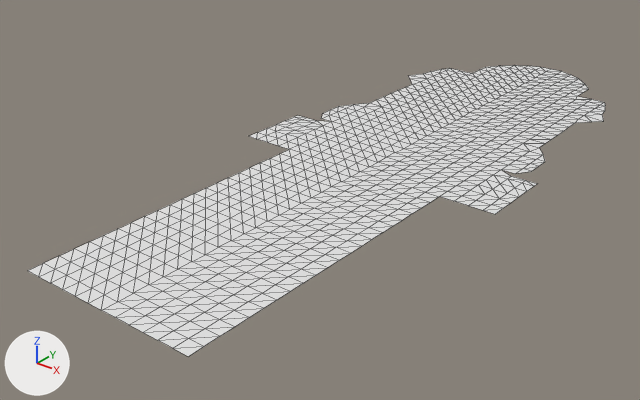
One commit to the OBJ model model/Buildings/Chapel of Yondalla/Chappel Floor.obj: the scene before it, then after it.
Before and after are seen from a 50 mm lens placed at (47.6, -70.9, 37.4), pointed at (-4.6, -5.7, -3.1). Lighting does not change. The marker at lower left points along +X, +Y and +Z. Mesh edges are drawn as thin lines. Where no turn or scale is listed for an object, it has been applied to the vertices.
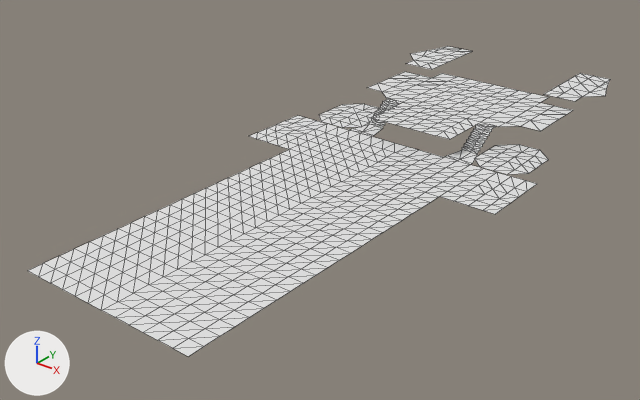
Commit message: Updated Chappel

Edits to the bpy script that builds the scene:
```text
Change me_grid:
    used by ob_grid; location = (0.0, 0.0, 0.0)
    remove me_grid.from_pydata(...)  # 744 vertices, 1354 faces; spans x -15.7..14.8, y -37.1..39.2, z 0.9
    add me_grid.from_pydata(...)  # 706 vertices, 1142 faces, 6 loose edges; spans x -15.7..14.8, y -37.1..30.8, z 0.9..3.9
    me_grid part 1: a new loose piece of 111 vertices spanning x -11.8..10.9, y 4.2..22.9, z 2.9
    me_grid part 2: a new loose piece of 26 vertices spanning x 6.8..13.0, y 4.3..12.2, z 0.9
    me_grid part 3: a new loose piece of 26 vertices spanning x -13.9..-7.7, y 4.3..12.2, z 0.9
    me_grid part 4: a new loose piece of 21 vertices spanning x 7.0..12.8, y 20.7..30.8, z 3.9
    me_grid part 5: a new loose piece of 21 vertices spanning x -13.7..-7.9, y 20.7..30.8, z 3.9
    me_grid part 6: 4 vertices moved from x -8.2..7.3, y 3.4, z 0.9 to x -8.2..7.3, y 4.1, z 0.9; 356 vertices removed from x -15.7..14.8, y 3.4..39.2, z 0.9; 113 vertices added at x -11.4..10.5, y 4.1..10.7, z 0.9..2.9
```

Where the change shows, as pixel boxes [x1, y1, x2, y2] in the pictures (640 x 400 px):
'Grid', reshaped (7% taller): before [28, 65, 605, 356]; after [28, 46, 611, 356]
part 1 of me_grid, added: after [368, 72, 573, 139]
part 2 of me_grid, added: after [475, 145, 549, 174]
part 3 of me_grid, added: after [319, 104, 378, 128]
part 4 of me_grid, added: after [544, 73, 611, 101]
part 5 of me_grid, added: after [406, 46, 472, 69]
part 6 of me_grid, cut back: before [286, 65, 605, 191]; after [305, 99, 511, 184]
